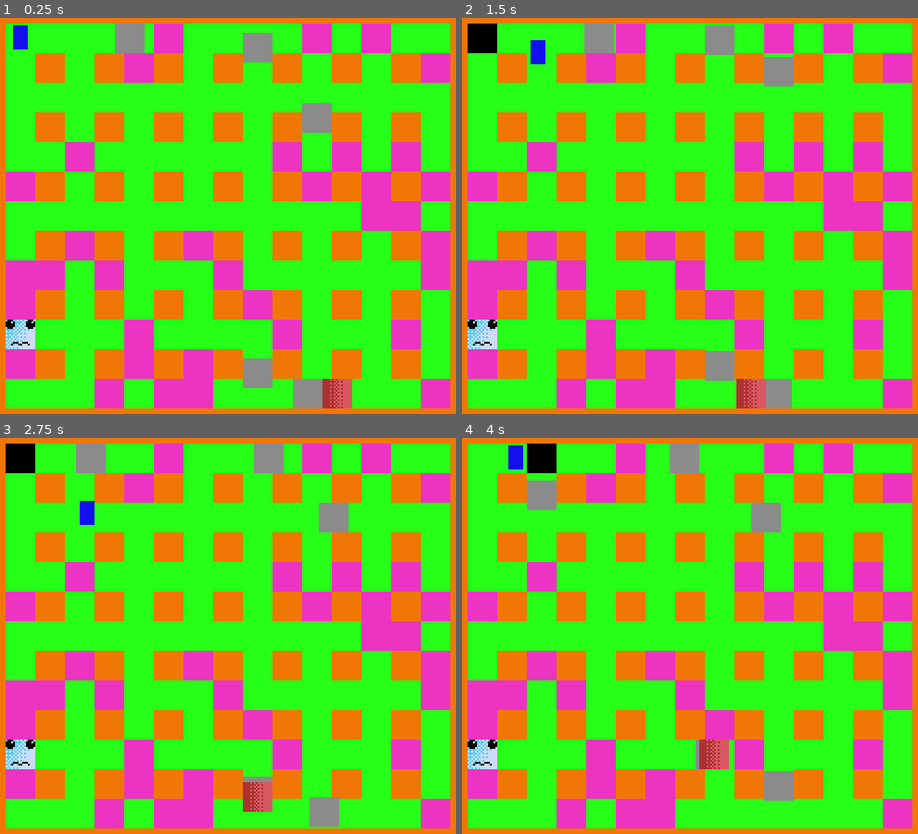
Above: before the commit, frames 1-4 (two rows, left to right).
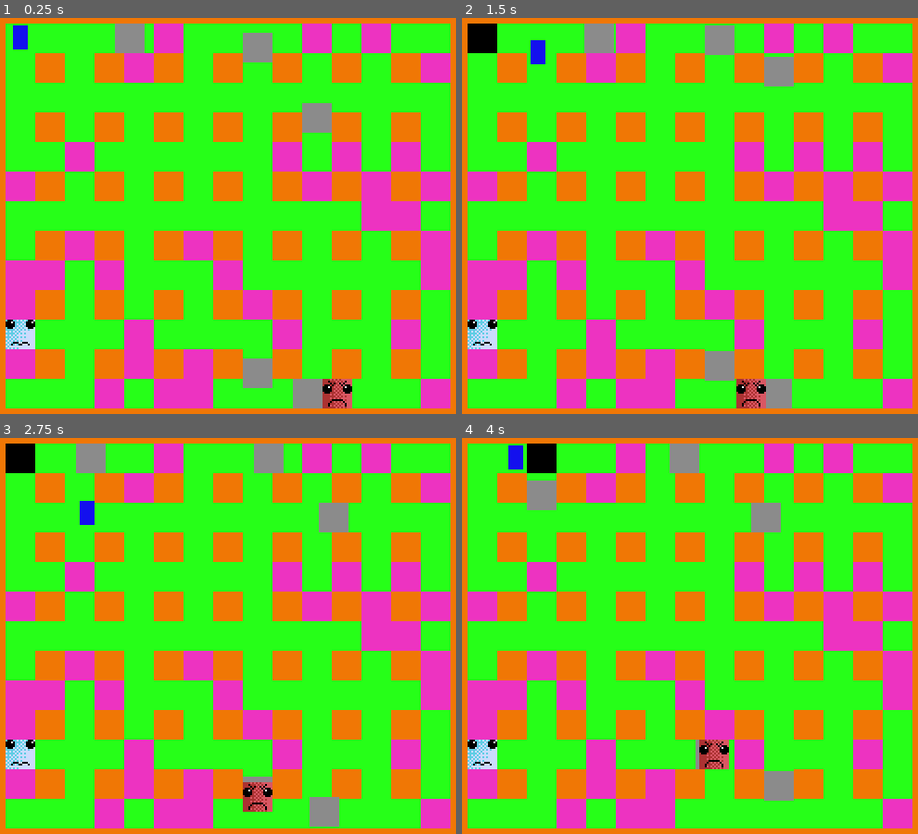
Above: after the commit, the same moments.

Repository: adrianofelix019/bomberman-clone
Game: Godot game, scene res://scenes/main_game.tscn
Two runs of this game, one before a commit and one after it. Both use one fixed random seed, a clock stepped at 60 frames per second and the inputs below.
Inputs:
- Up to frame 1 (0.25 s): no input
- Up to frame 2 (1.5 s): hold Right (ui_right) 0.53-1.28 s; hold K (place_bomb) 0.53-1.28 s; hold Down (ui_down) from 1.28 s (still down); tap K (place_bomb) at 1.35 s
- Up to frame 3 (2.75 s): release Down (ui_down) at 2.03 s; hold Right (ui_right) from 2.03 s (still down); hold K (place_bomb) from 2.03 s (still down)
- Up to frame 4 (4 s): release Right (ui_right) at 2.78 s; release K (place_bomb) at 2.78 s; hold Up (ui_up) 2.78-3.53 s; tap K (place_bomb) at 2.85 s; hold Left (ui_left) from 3.53 s (still down); hold K (place_bomb) from 3.53 s (still down)

The runs differ from the first frame. In frame 1, 0.1% of the frame differs, in the area x 70-78%, y 91-99%; in frame 2, 0.1%; in frame 3, 0.1%; in frame 4, 0.1%.

Commit message:
add bloodthirsty new sprite

Diff:
--- a/scenes/bloodthirsty.tscn
+++ b/scenes/bloodthirsty.tscn
@@ -1,7 +1,7 @@
 [gd_scene format=3 uid="uid://kby0pm8lp5fl"]
 
-[ext_resource type="Texture2D" uid="uid://bdy6ygaa8yshl" path="res://assets/temp/bloodthirsty.png" id="1_6eokd"]
 [ext_resource type="Script" uid="uid://btp8vtuvts5po" path="res://scripts/bloodthirsty.gd" id="1_og67a"]
+[ext_resource type="Texture2D" uid="uid://buul5k6d7pwf2" path="res://assets/temp/bloodthirsty-2.png" id="2_og67a"]
 
 [sub_resource type="RectangleShape2D" id="RectangleShape2D_ec6vt"]
 size = Vector2(12, 11)
@@ -12,7 +12,7 @@
 script = ExtResource("1_og67a")
 
 [node name="Sprite2D" type="Sprite2D" parent="." unique_id=389822927]
-texture = ExtResource("1_6eokd")
+texture = ExtResource("2_og67a")
 
 [node name="CollisionShape2D" type="CollisionShape2D" parent="." unique_id=1830765112]
 position = Vector2(0, -0.5)
Binary file added: assets/temp/bloodthirsty-2.png
Not shown, changed: assets/temp/bloodthirsty-2.png.import
Binary file removed: assets/temp/bloodthirsty.png
